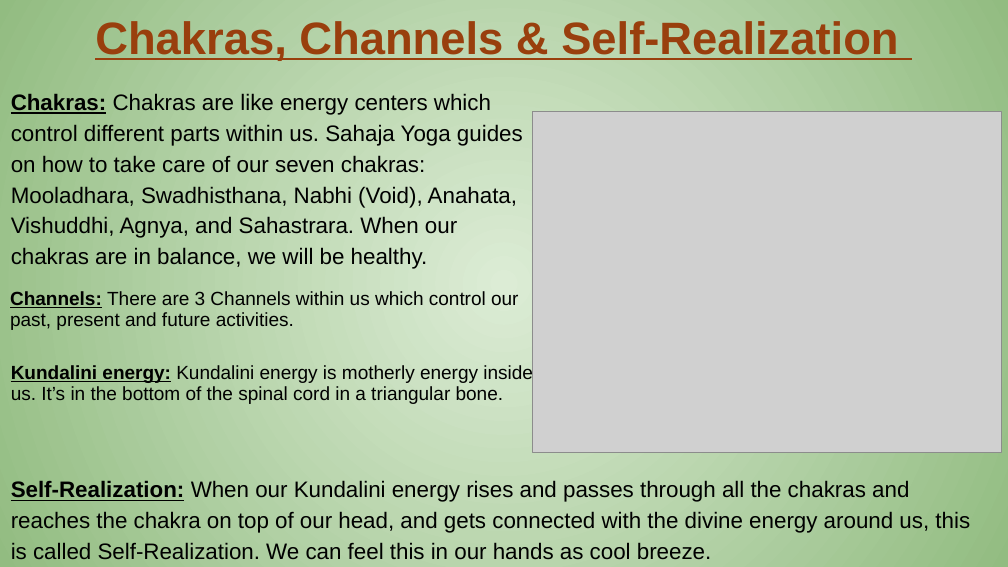
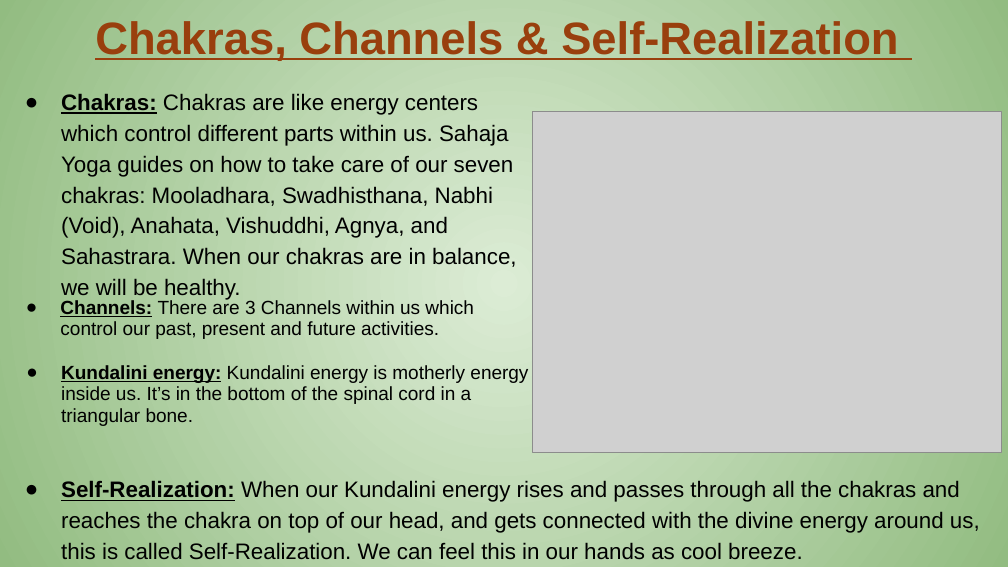
Before and after one commit to NirmalaVishwaVidyaPeetham/ClassMaterial, a slide deck: slide 3 of 5. SocialStudiiesAndLifeSkills/2. LifeSkills/1. Presentations/2. IntroductionToSahajayoga/3. Virata-Introduction-to-Sahaja-Yoga-Slides.pptx. Drawn at 1008x567 pixels with LibreOffice and Linux fonts; fonts in the diff are those of the drawing; grey boxes stand for pictures. Boxes give left, top, right and bottom in pixels: in the first picture for what was removed or moved away, otherwise in the second. Text is boxed around its words. In the diff, an @@ line names an element or a change of style, - is before the commit and + after.

```diff
--- a/5. SocialStudiiesAndLifeSkills/2. LifeSkills/1. Presentations/2. IntroductionToSahajayoga/3. Virata-Introduction-to-Sahaja-Yoga-Slides.pptx
+++ b/5. SocialStudiiesAndLifeSkills/2. LifeSkills/1. Presentations/2. IntroductionToSahajayoga/3. Virata-Introduction-to-Sahaja-Yoga-Slides.pptx
@@ bullet none to ●; less space between paragraphs in 4 elements at [61, 93, 516, 300], [61, 365, 528, 426], [61, 480, 980, 560], [60, 299, 474, 339] @@
@@ text "Channels: There are 3 Channels ...": place and size @@
-text "Channels: There are 3 Channels ..." at [10, 291, 518, 330]
+text "Channels: There are 3 Channels ..." at [60, 299, 474, 339]
```
Also in this commit, not shown: 5 other slides changed, 5 other files.
